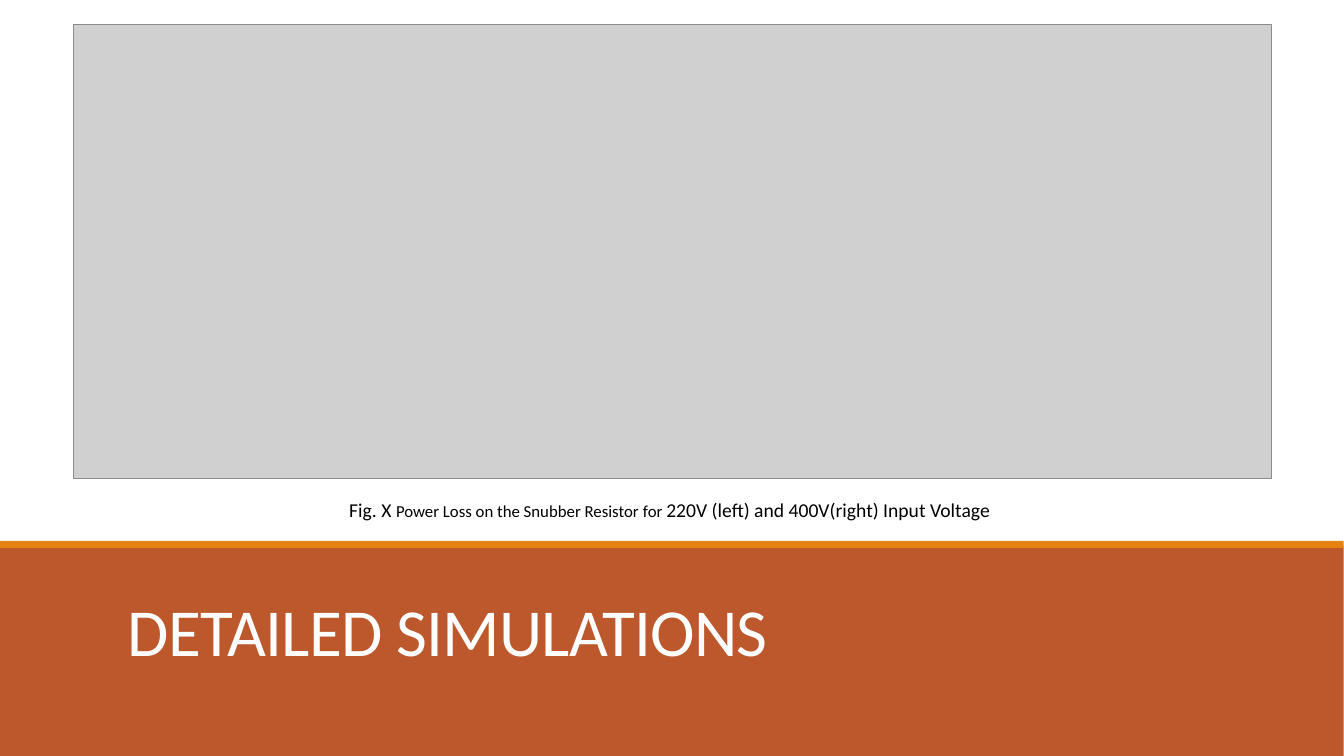
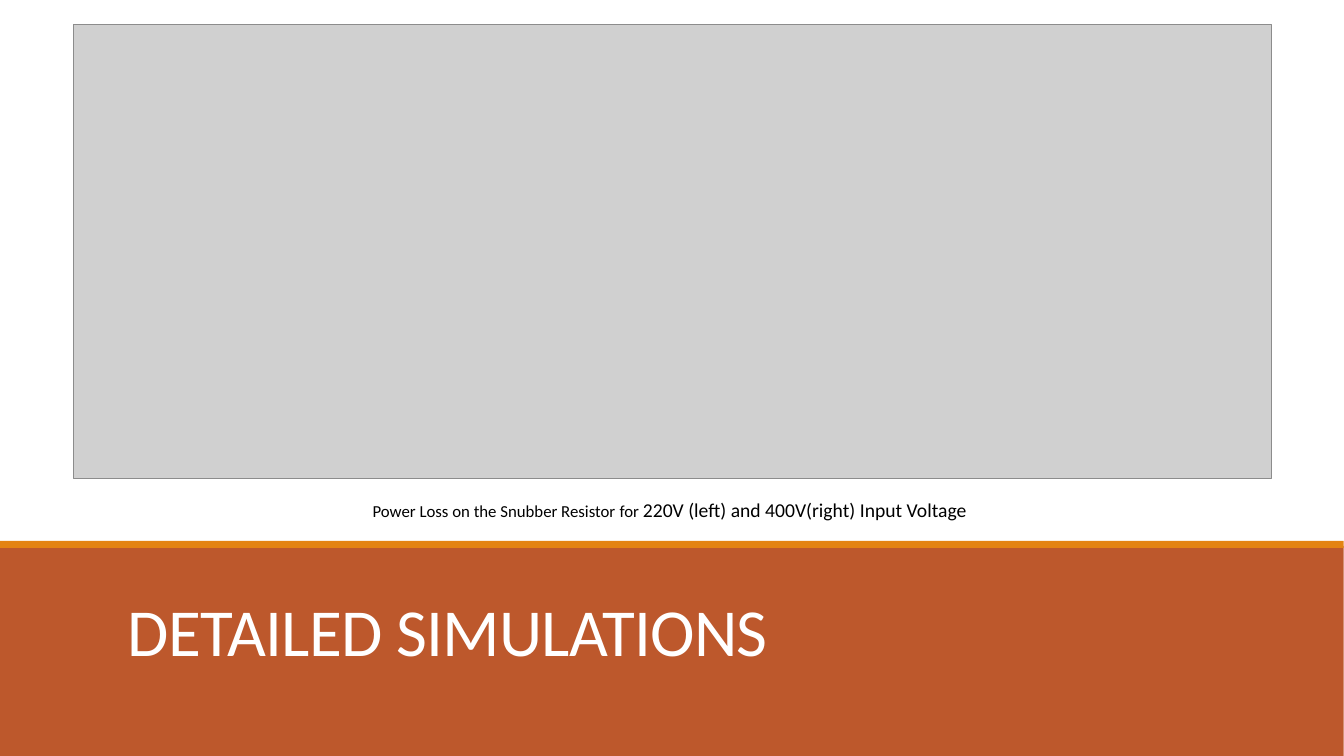
Before and after one commit to EnesCanbolat/EE464_Project, a slide deck: slide 20 of Presentations/464_FB_SUNUM Enes.pptx. Drawn at 1344x756 pixels with LibreOffice and Linux fonts; fonts in the diff are those of the drawing; grey boxes stand for pictures. Boxes give left, top, right and bottom in pixels: in the first picture for what was removed or moved away, otherwise in the second. Text is boxed around its words. In the diff, an @@ line names an element or a change of style, - is before the commit and + after.

```diff
--- a/Presentations/464_FB_SUNUM Enes.pptx
+++ b/Presentations/464_FB_SUNUM Enes.pptx
@@ text at (x1=373, y1=503, x2=967, y2=521): text changed @@
-Fig. X Power Loss on the Snubber Resistor for 220V (left) and 400V(right) Input Voltage
+Power Loss on the Snubber Resistor for 220V (left) and 400V(right) Input Voltage
```
Also in this commit, not shown: 15 other slides changed.
